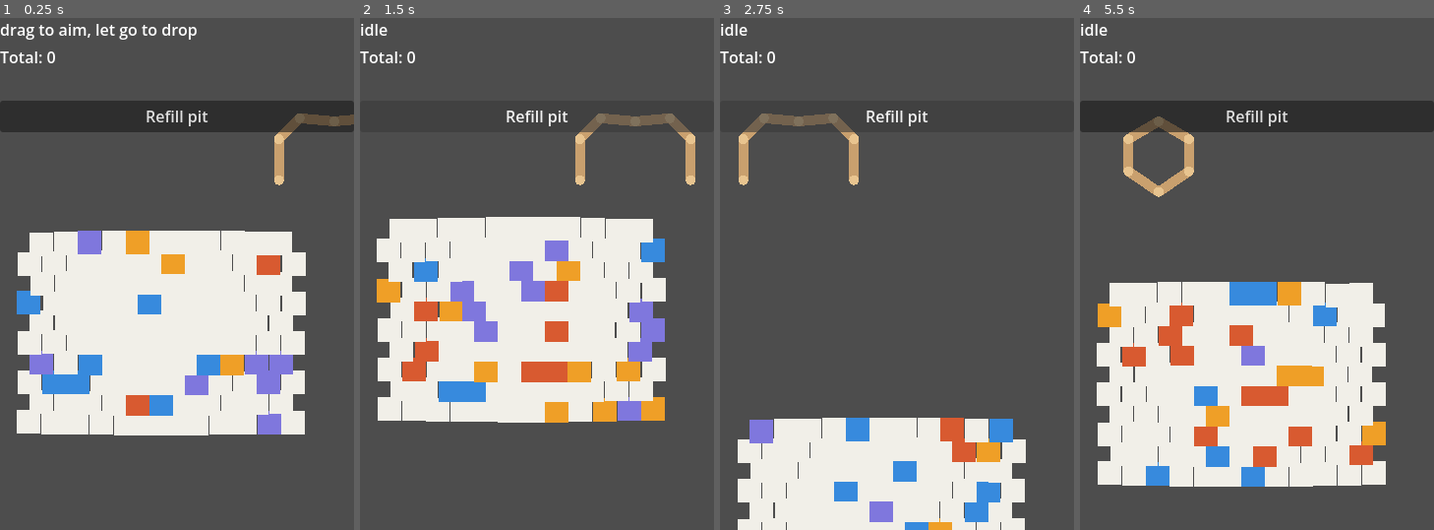
Above: before the commit, frames 1-4 (left to right).
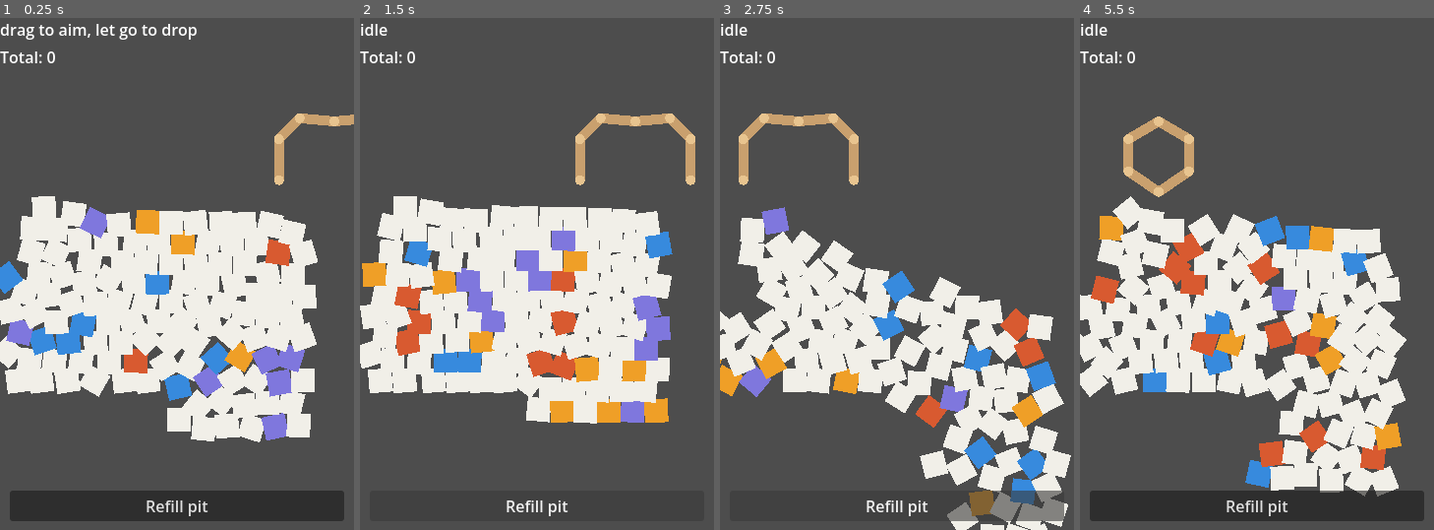
Above: after the commit, the same moments.

Repository: D-Koder/clawgame
Game: Godot game, scene res://Main.tscn
The game is run twice, just before and just after one commit, with the same random seed, the same clock (stepped at 60 frames per second) and the same inputs.
Inputs (mouse positions are in pixels of both pictures, inside the frame that each line leads up to):
- Up to frame 1 (0.25 s): no input
- Up to frame 2 (1.5 s): click "Refill pit" at 0.5 s; click "Refill pit" at 1.25 s
- Up to frame 3 (2.75 s): click "Refill pit" at 2 s
- Up to frame 4 (5.5 s): move the mouse to (1334, 248) at 2.77 s; click (1334, 248) at 2.92 s; drag from (1186, 299) to (1295, 84) at 3.52 s; move the mouse to (1292, 161) at 4.27 s; click (1292, 161) at 4.42 s; tap Enter at 5 s; drag from (1239, 376) to (1150, 197) at 5.02 s

The runs differ from the first frame. In frame 1, 29% of the frame differs, in the area x 0-100%, y 16-99%; in frame 2, 16%; in frame 3, 39%; in frame 4, 42%.

Commit message:
Fix gameplay issues: claw input, pit boundaries, button layout
1. Fix claw input smoothness: Use global_position instead of position for coordinate calculation
2. Add pit boundaries: Create static body walls and floor to contain balls
3. Reposition refill button: Move to bottom of screen for better UX

Changes:
- Claw.gd: Fixed mouse position calculation
- PitSpawner.gd: Added _setup_boundaries() with left/right walls and floor
- HUD.tscn: Adjusted layout sizing
- Main.tscn: Repositioned ResetButton to bottom with anchors
- Main.gd: Updated button path reference

Co-Authored-By: Claude Haiku 4.5 <noreply@anthropic.com>
Claude-Session: https://claude.ai/code/session_01UTCJuEiW1CBSUr4W2R1D3j

Diff:
--- a/Main.gd
+++ b/Main.gd
@@ -3,7 +3,7 @@
 @onready var claw = $Claw
 @onready var pit_spawner = $PitSpawner
 @onready var hud = $HUD
-@onready var reset_button = $HUD/VBoxContainer/ResetButton
+@onready var reset_button = $HUD/ResetButton
 
 var config: GameConfig
 
--- a/Main.tscn
+++ b/Main.tscn
@@ -14,6 +14,14 @@
 
 [node name="HUD" parent="." instance=ExtResource("4")]
 
-[node name="ResetButton" type="Button" parent="HUD/VBoxContainer"]
-custom_minimum_size = Vector2(330, 32)
+[node name="ResetButton" type="Button" parent="HUD"]
+anchors_ready = true
+anchor_top = 1.0
+anchor_left = 0.0
+anchor_right = 1.0
+anchor_bottom = 1.0
+offset_left = 10.0
+offset_top = -40.0
+offset_right = -10.0
+offset_bottom = -10.0
 text = "Refill pit"
--- a/scenes/HUD.tscn
+++ b/scenes/HUD.tscn
@@ -8,8 +8,8 @@
 [node name="VBoxContainer" type="VBoxContainer" parent="."]
 anchors_ready = true
 anchor_right = 1.0
-anchor_bottom = 0.2
-offset_bottom = 104.0
+anchor_bottom = 0.15
+offset_bottom = 78.0
 
 [node name="StateLabel" type="Label" parent="VBoxContainer"]
 custom_minimum_size = Vector2(0, 24)
--- a/scripts/Claw.gd
+++ b/scripts/Claw.gd
@@ -60,10 +60,10 @@
 		_on_mouse_move(event.position)
 
 func _on_mouse_down(screen_pos: Vector2) -> void:
-	claw_x = clamp(screen_pos.x - position.x, config.min_x, config.max_x)
+	claw_x = clamp(screen_pos.x - global_position.x, config.min_x, config.max_x)
 
 func _on_mouse_move(screen_pos: Vector2) -> void:
-	claw_x = clamp(screen_pos.x - position.x, config.min_x, config.max_x)
+	claw_x = clamp(screen_pos.x - global_position.x, config.min_x, config.max_x)
 
 func _on_mouse_up() -> void:
 	dropping.emit()
--- a/scripts/PitSpawner.gd
+++ b/scripts/PitSpawner.gd
@@ -12,6 +12,7 @@
 		config = GameConfig.new()
 	if ball_types.is_empty():
 		_load_default_types()
+	_setup_boundaries()
 
 func _load_default_types() -> void:
 	ball_types.append(BallType.new(Color("F1EFE8"), 1, 0.65))
@@ -61,3 +62,33 @@
 	for ball in spawned_balls:
 		ball.queue_free()
 	spawned_balls.clear()
+
+func _setup_boundaries() -> void:
+	var wall_thickness = 20.0
+
+	var left_wall = StaticBody2D.new()
+	left_wall.position = Vector2(config.wall_left - wall_thickness / 2.0, 0)
+	var left_shape = RectangleShape2D.new()
+	left_shape.size = Vector2(wall_thickness, config.floor_y + 100)
+	var left_collision = CollisionShape2D.new()
+	left_collision.shape = left_shape
+	left_wall.add_child(left_collision)
+	add_child(left_wall)
+
+	var right_wall = StaticBody2D.new()
+	right_wall.position = Vector2(config.wall_right + wall_thickness / 2.0, 0)
+	var right_shape = RectangleShape2D.new()
+	right_shape.size = Vector2(wall_thickness, config.floor_y + 100)
+	var right_collision = CollisionShape2D.new()
+	right_collision.shape = right_shape
+	right_wall.add_child(right_collision)
+	add_child(right_wall)
+
+	var floor = StaticBody2D.new()
+	floor.position = Vector2(0, config.floor_y)
+	var floor_shape = RectangleShape2D.new()
+	floor_shape.size = Vector2(config.wall_right - config.wall_left + wall_thickness * 2, wall_thickness)
+	var floor_collision = CollisionShape2D.new()
+	floor_collision.shape = floor_shape
+	floor.add_child(floor_collision)
+	add_child(floor)
